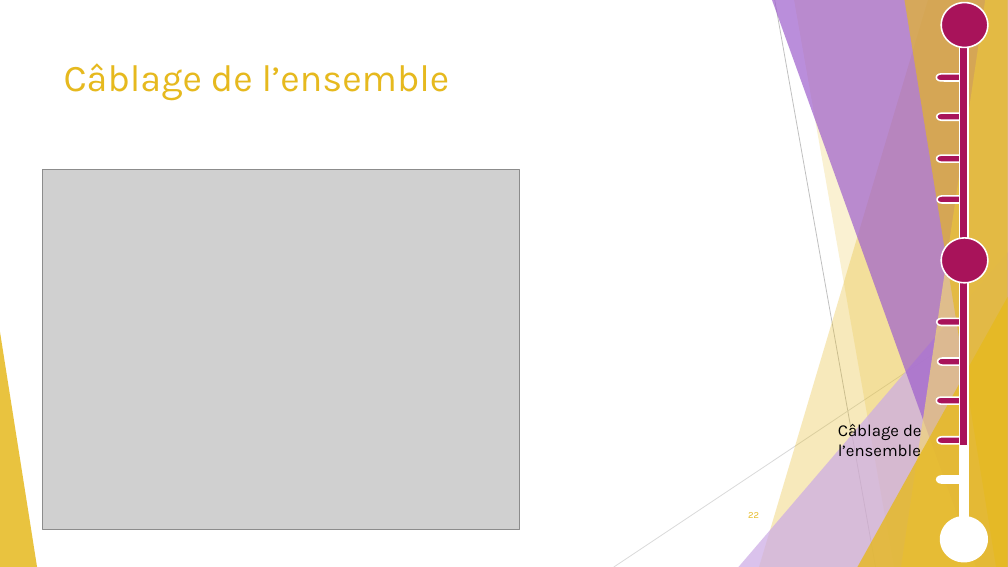
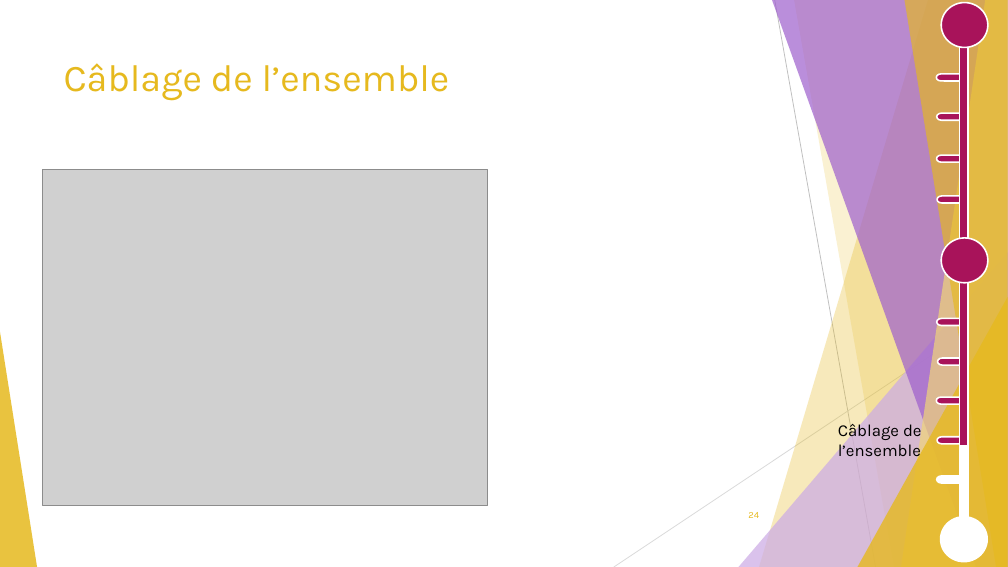
Before and after one commit to GuiguiMvn/Systeme-Escape-Game-Telethon, a slide deck: slide 24 of Cyril/Diapositives/Projet Théléton REVUE 2.pptx (slide 22 before the commit). Drawn at 1008x567 pixels with LibreOffice and Linux fonts; fonts in the diff are those of the drawing; grey boxes stand for pictures. Boxes give left, top, right and bottom in pixels: in the first picture for what was removed or moved away, otherwise in the second. Text is boxed around its words. In the diff, an @@ line names an element or a change of style, - is before the commit and + after.

```diff
--- a/Cyril/Diapositives/Projet Théléton REVUE 2.pptx
+++ b/Cyril/Diapositives/Projet Théléton REVUE 2.pptx
@@ picture: place and size @@
-picture at box(42, 169, 520, 529)
+picture at box(42, 169, 488, 506)
@@ page number at box(748, 512, 759, 518): text changed @@
-22
+24
```
Also in this commit, not shown: 5 other slides changed, 2 slides added, 3 other files.
